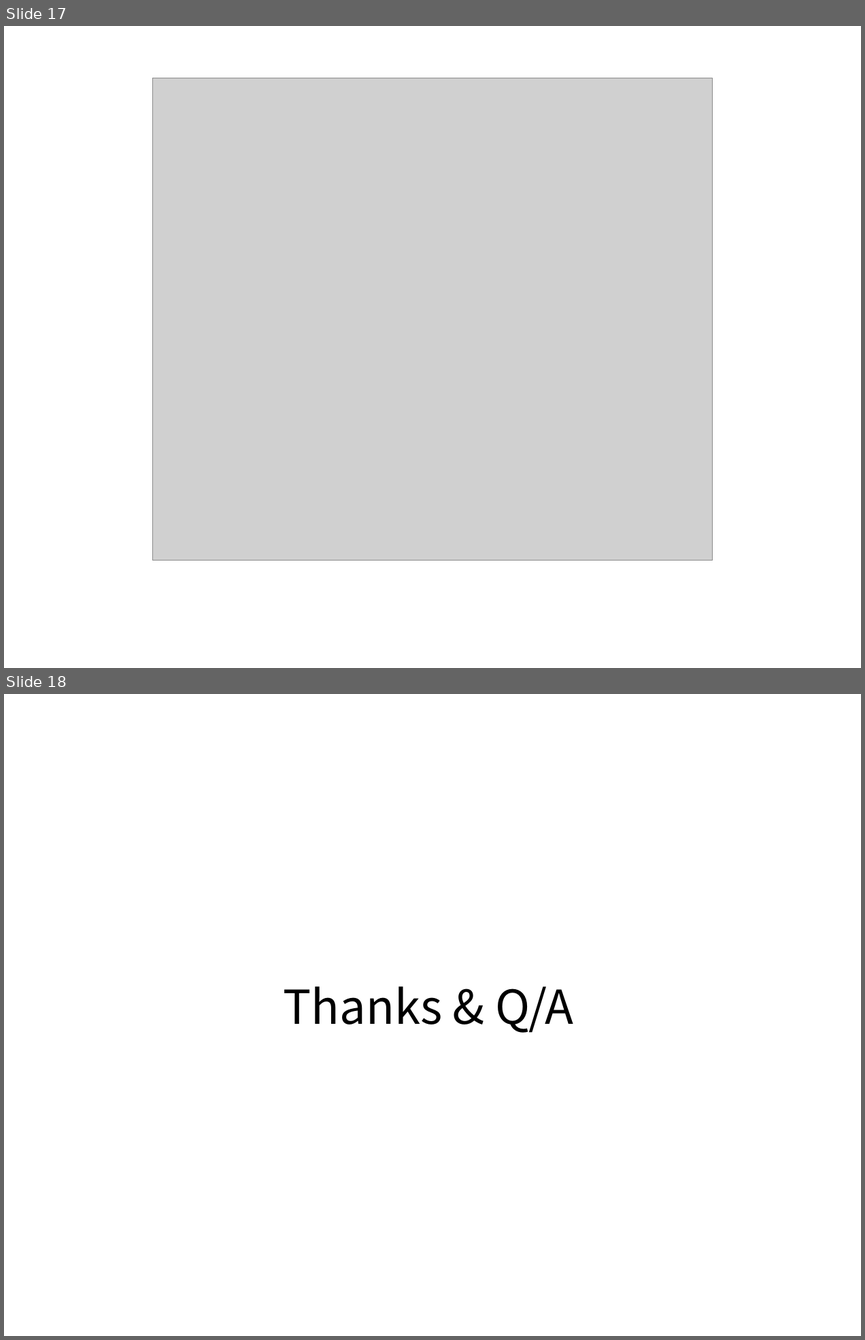
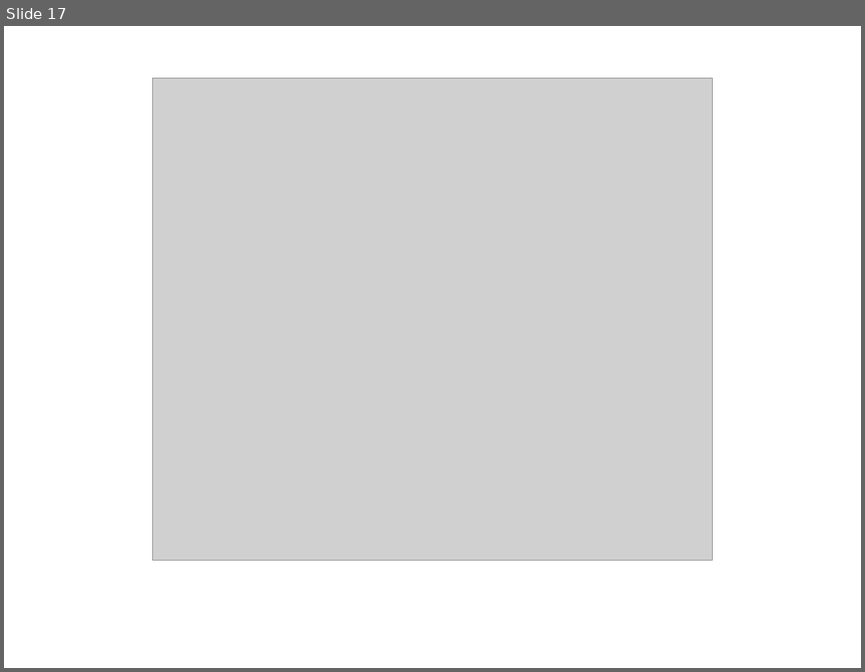
Before and after one commit to life0727/blog, a slide deck: ppt/typescript1.pptx. Shown one above the other, each under a label of ours: slides 17 and 18 before the commit, slide 17 after it. The pictures are 865x1340 and 865x672 pixels, drawn with LibreOffice and Linux fonts; fonts in the diff are those of the drawing; grey boxes stand for pictures; background and template pictures are left out. Boxes give left, top, right and bottom in pixels: in the first picture for what was removed or moved away, otherwise in the second. Text is boxed around its words. In the diff, an @@ line names an element or a change of style, - is before the commit and + after.

```diff
--- a/ppt/typescript1.pptx
+++ b/ppt/typescript1.pptx
@@ slide 18 removed at box(4, 694, 861, 1336), background picture (left out) @@
@@ text removed at box(283, 986, 574, 1033) @@
-Thanks & Q/A
```
Also in this commit, not shown: 2 slides changed, 1 slide added, 1 other file.
